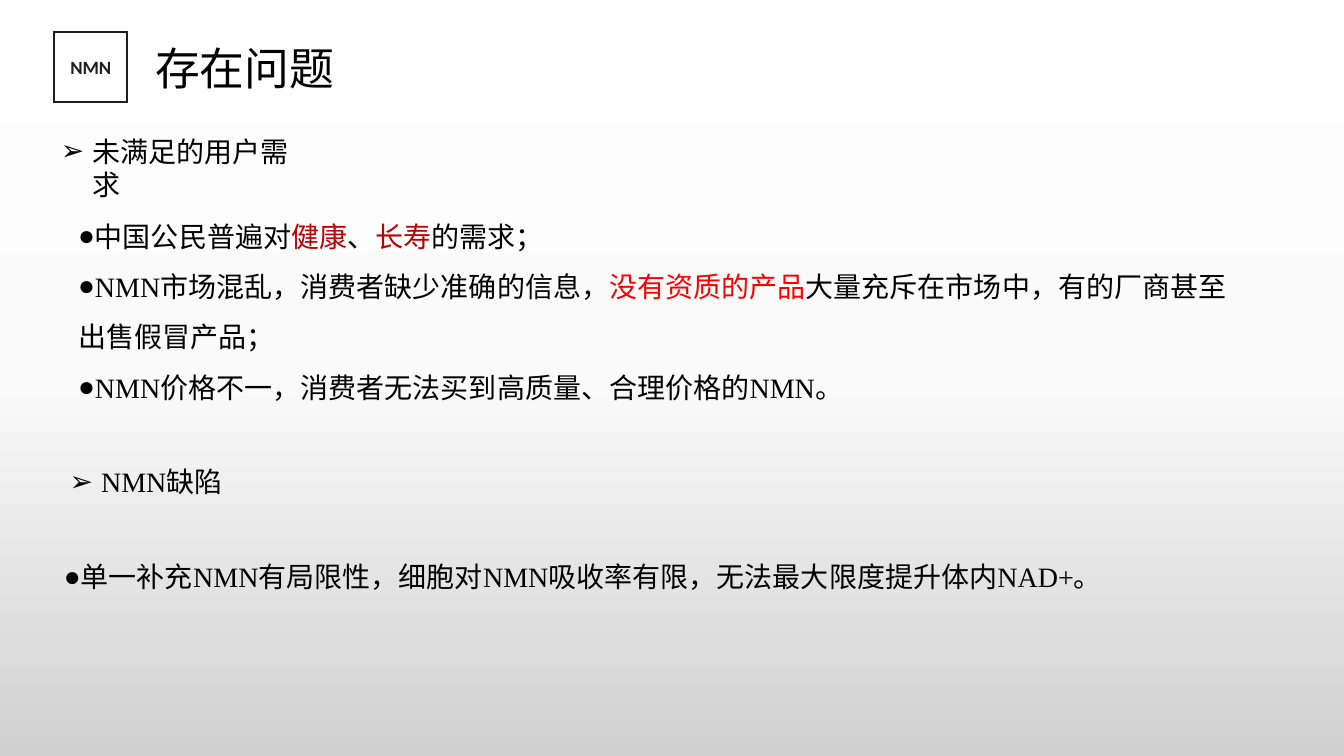
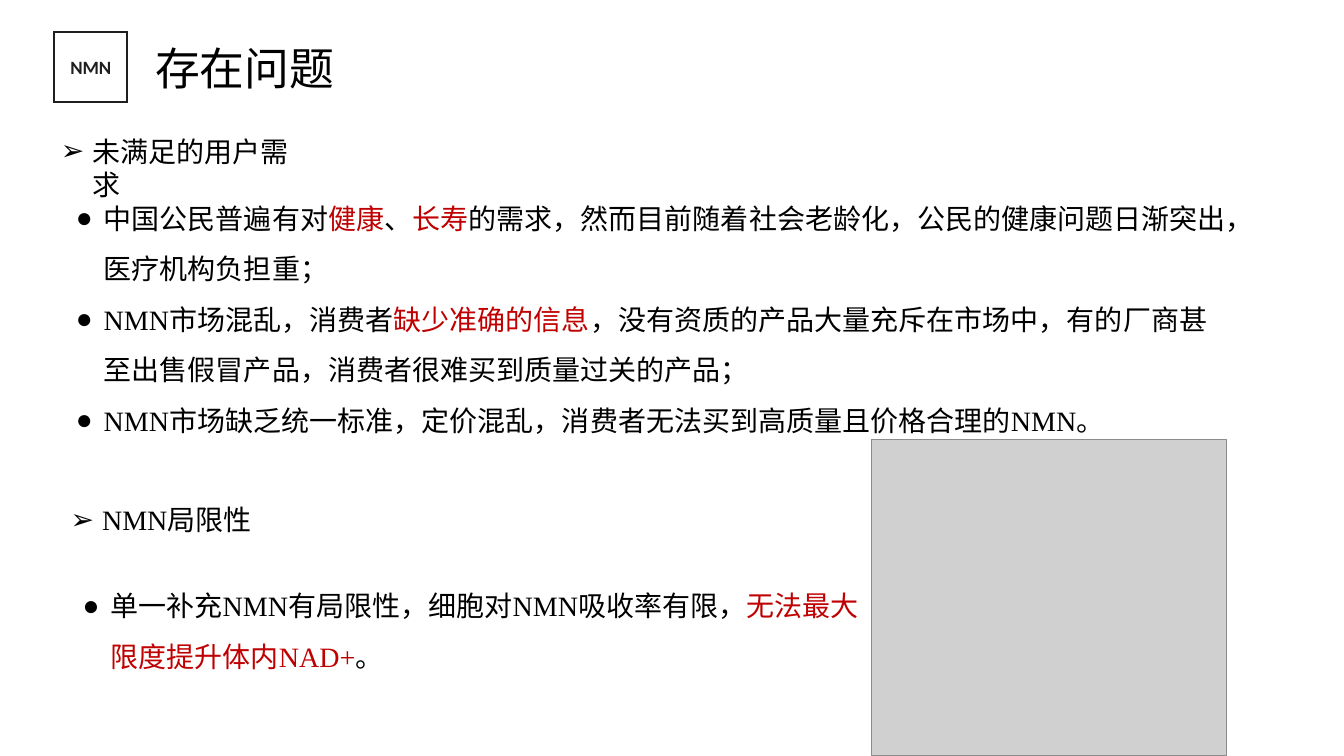
Before and after one commit to JuXue54/blockchain, a slide deck: slide 14 of temp/NMN商业计划书2.pptx. Drawn at 1344x756 pixels with LibreOffice and Linux fonts; fonts in the diff are those of the drawing; grey boxes stand for pictures; background and template pictures are left out. Boxes give left, top, right and bottom in pixels: in the first picture for what was removed or moved away, otherwise in the second. Text is boxed around its words. In the diff, an @@ line names an element or a change of style, - is before the commit and + after.

```diff
--- a/temp/NMN商业计划书2.pptx
+++ b/temp/NMN商业计划书2.pptx
@@ background gradient #FFFFFF to #FBFBFB to #D1D1D1 to #FFFFFF @@
@@ text at box(104, 205, 1254, 434): text changed @@
-● 中国公民普遍对健康、长寿的需求；
-● NMN市场混乱，消费者缺少准确的信息，没有资质的产品大量充斥在市场中，有的厂商甚至出售假冒产品；
-● NMN价格不一，消费者无法买到高质量、合理价格的NMN。
+● 中国公民普遍有对健康、长寿的需求，然而目前随着社会老龄化，公民的健康问题日渐突出，医疗机构负担重；
+● NMN市场混乱，消费者缺少准确的信息，没有资质的产品大量充斥在市场中，有的厂商甚至出售假冒产品，消费者很难买到质量过关的产品；
+● NMN市场缺乏统一标准，定价混乱，消费者无法买到高质量且价格合理的NMN。
@@ picture added at box(871, 440, 1227, 756) @@
@@ text at box(102, 509, 252, 533): text changed @@
-➢ NMN缺陷
+➢ NMN局限性
@@ text "单一补充NMN有局限性，细胞对NMN吸收率有限，无法最大限度提升体内NAD+。": place and size @@
-text "单一补充NMN有局限性，细胞对NMN吸收率有限，无法最大限度提升体内NAD+。" at box(81, 563, 1102, 590)
+text "单一补充NMN有局限性，细胞对NMN吸收率有限，无法最大限度提升体内NAD+。" at box(110, 592, 858, 670)
@@ text "单一补充NMN有局限性，细胞对NMN吸收率有限，无法最大限度提升体内NAD+。" at box(110, 592, 858, 670): text colour #000000 to #C00000 in "单一补充NMN有局限性，细胞对NMN吸收率有限，无法最大限度提升体内NAD+。"; indent changed @@
```
Also in this commit, not shown: 23 other slides changed, 2 slides added, 2 slides removed.
